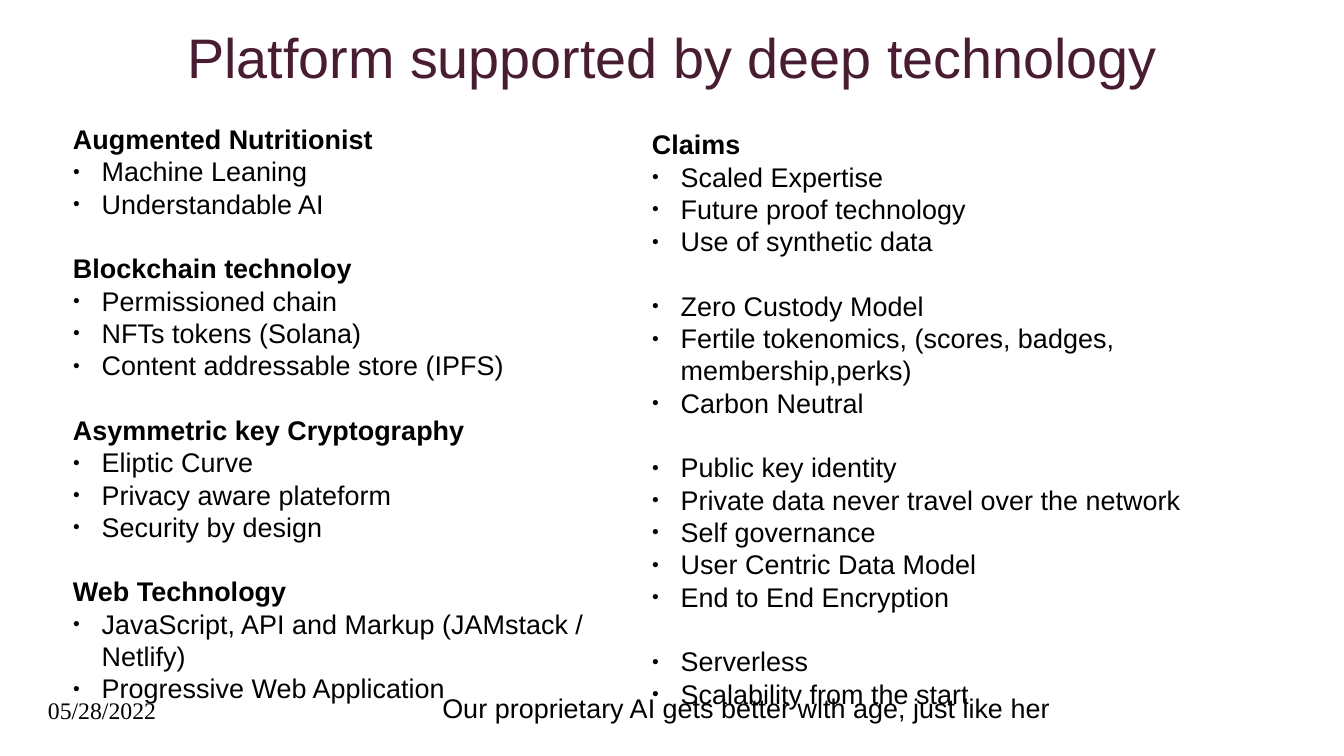
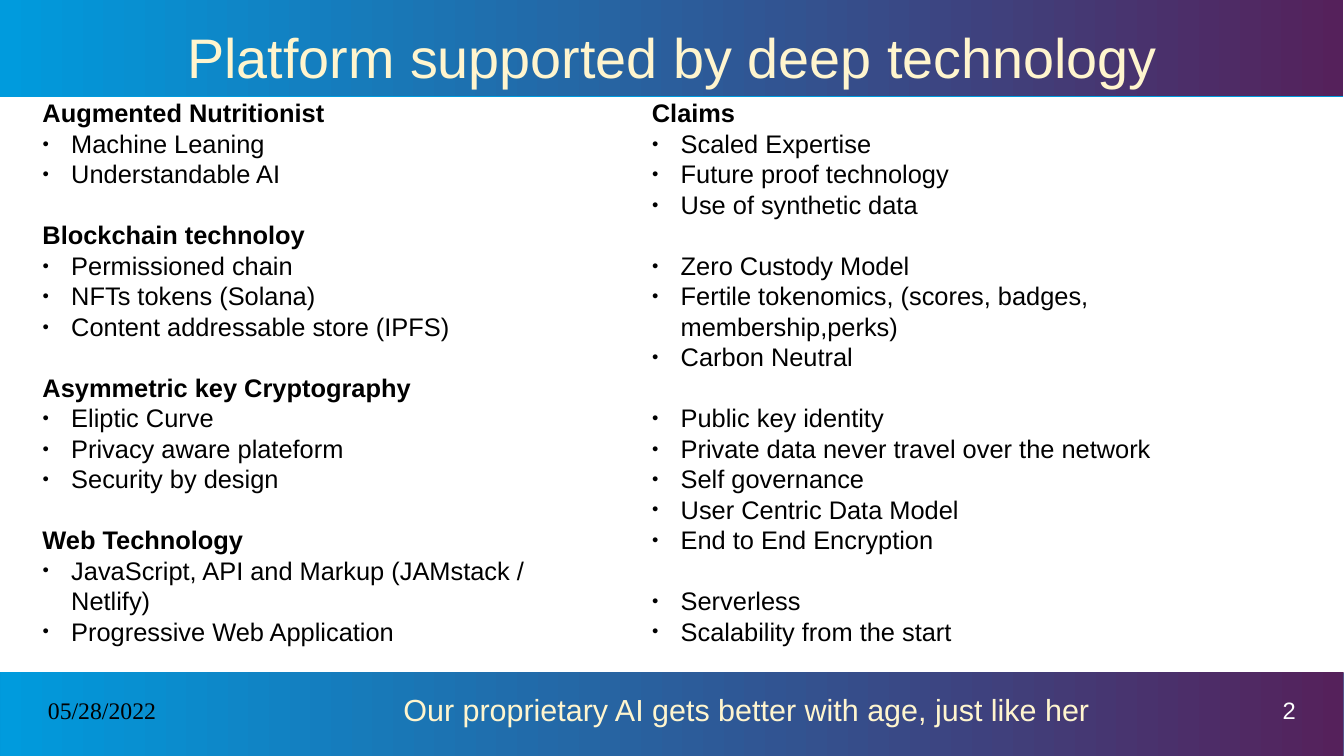
Before and after one commit to DrI-T/PhenoMY, a slide deck: slide 2 of pitch/Deep Tech Stack.pptx. Drawn at 1344x756 pixels with LibreOffice and Linux fonts; fonts in the diff are those of the drawing. Boxes give left, top, right and bottom in pixels: in the first picture for what was removed or moved away, otherwise in the second. Text is boxed around its words. In the diff, an @@ line names an element or a change of style, - is before the commit and + after.

```diff
--- a/pitch/Deep Tech Stack.pptx
+++ b/pitch/Deep Tech Stack.pptx
@@ rectangle added at [0, 0, 1344, 96], fill gradient #55215B to #009BDD @@
@@ title "Platform supported by deep technology" at [187, 37, 1157, 88]: text colour #481D32 to #FFF5CE @@
@@ text "Augmented Nutritionist" at [42, 103, 509, 646]: size 15.9 to 15 pt @@
@@ text "Augmented Nutritionist": place and size @@
-text "Augmented Nutritionist" at [73, 129, 568, 671]
+text "Augmented Nutritionist" at [42, 103, 509, 646]
@@ text "Claims": place and size @@
-text "Claims" at [652, 134, 1180, 709]
+text "Claims" at [652, 103, 1151, 646]
@@ text "Claims" at [652, 103, 1151, 646]: size 15.9 to 15 pt @@
@@ rectangle added at [0, 672, 1344, 756], fill gradient #55215B to #009BDD @@
@@ text "Our proprietary AI gets better ..." at [403, 699, 1089, 727]: size 15.9 to 18 pt, text colour #000000 to #FFF5CE @@
@@ page number added at [1283, 702, 1296, 719], 14 pt, text #FFFFFF @@
+2
```
Also in this commit, not shown: 1 other slide changed.
